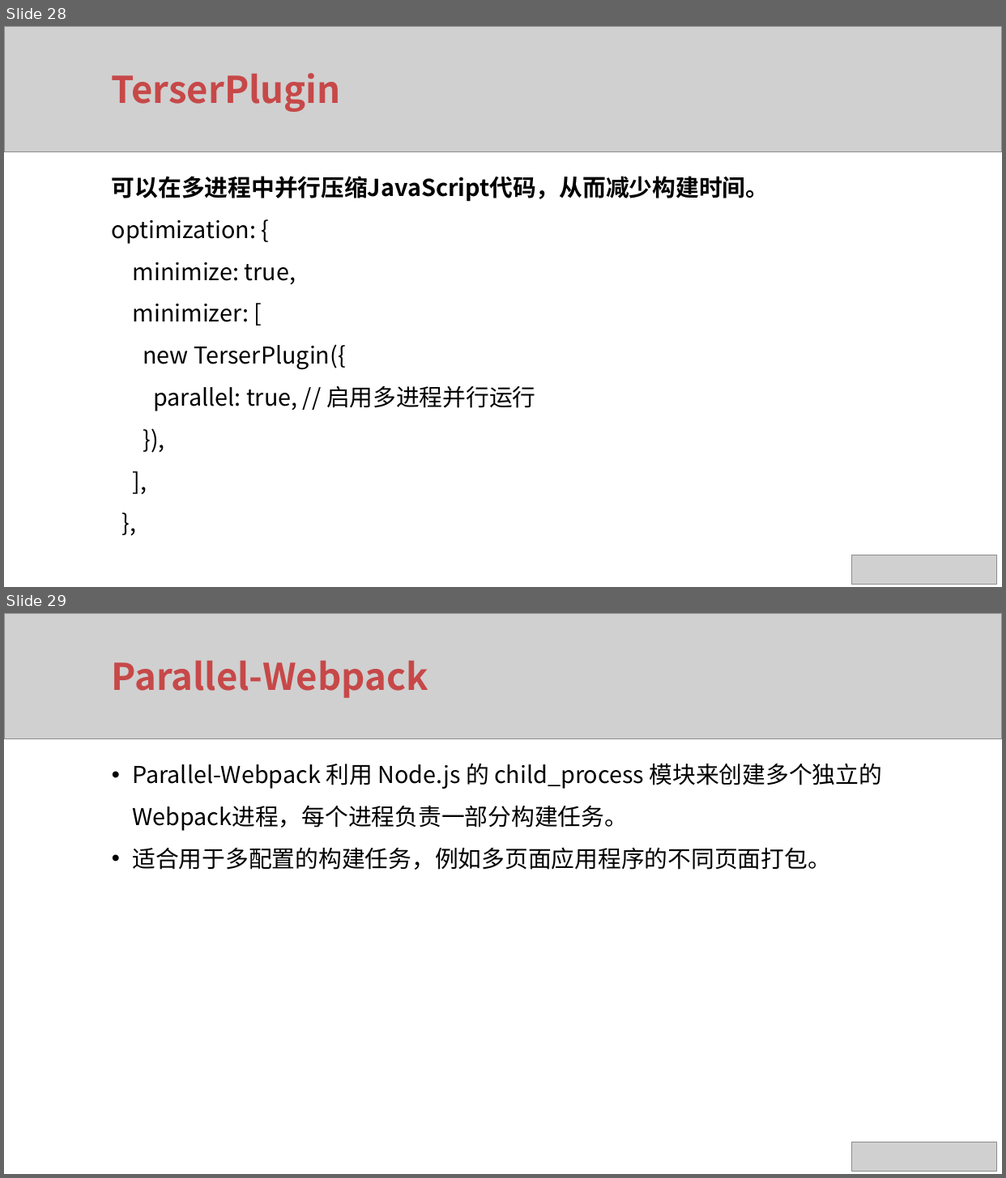
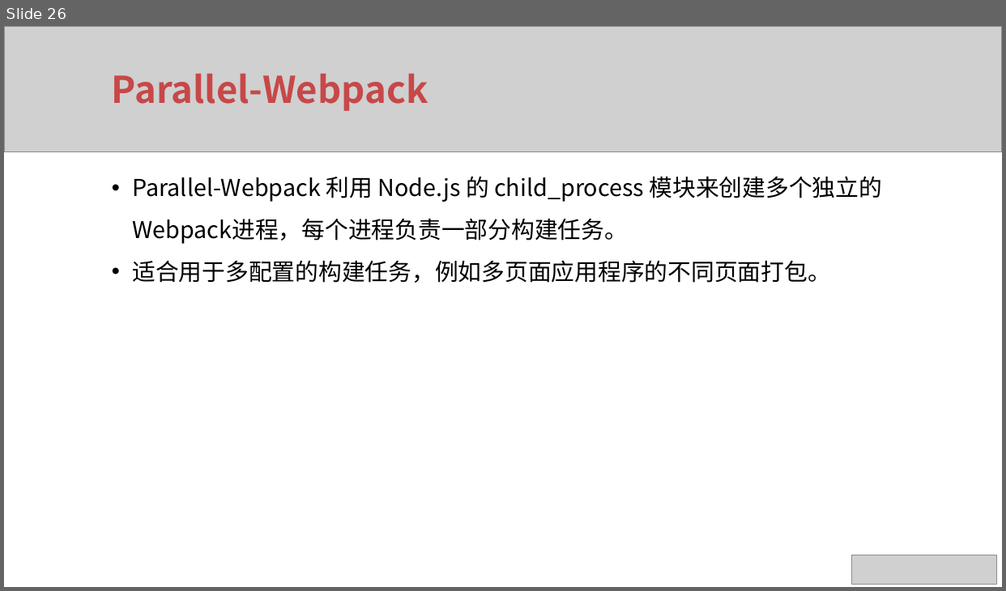
Before and after one commit to xuqunhai/python, a slide deck: rx/Vue项目最佳实践.pptx. Shown one above the other, each under a label of ours: slides 28 and 29 before the commit, slide 26 after it. The pictures are 1006x1178 and 1006x591 pixels, drawn with LibreOffice and Linux fonts; fonts in the diff are those of the drawing; grey boxes stand for pictures. Boxes give left, top, right and bottom in pixels: in the first picture for what was removed or moved away, otherwise in the second. Text is boxed around its words. In the diff, an @@ line names an element or a change of style, - is before the commit and + after.

```diff
--- a/rx/Vue项目最佳实践.pptx
+++ b/rx/Vue项目最佳实践.pptx
@@ slide 28 removed at [4,26,1002,587], background #FFFFFF @@
@@ picture removed at [4,26,1002,152] @@
@@ text removed at [112,73,341,112] @@
-TerserPlugin
@@ text removed at [112,176,769,412] @@
-可以在多进程中并行压缩JavaScript代码，从而减少构建时间。
-optimization: {
-minimize: true,
-minimizer: [
-new TerserPlugin({
-parallel: true, // 启用多进程并行运行
-}),
-],
-},
@@ picture removed at [852,556,997,585] @@
@@ what was slide 29 is now slide 26 @@
```
Also in this commit, not shown: 23 slides changed, 2 slides added, 4 other slides removed, 5 other files.
